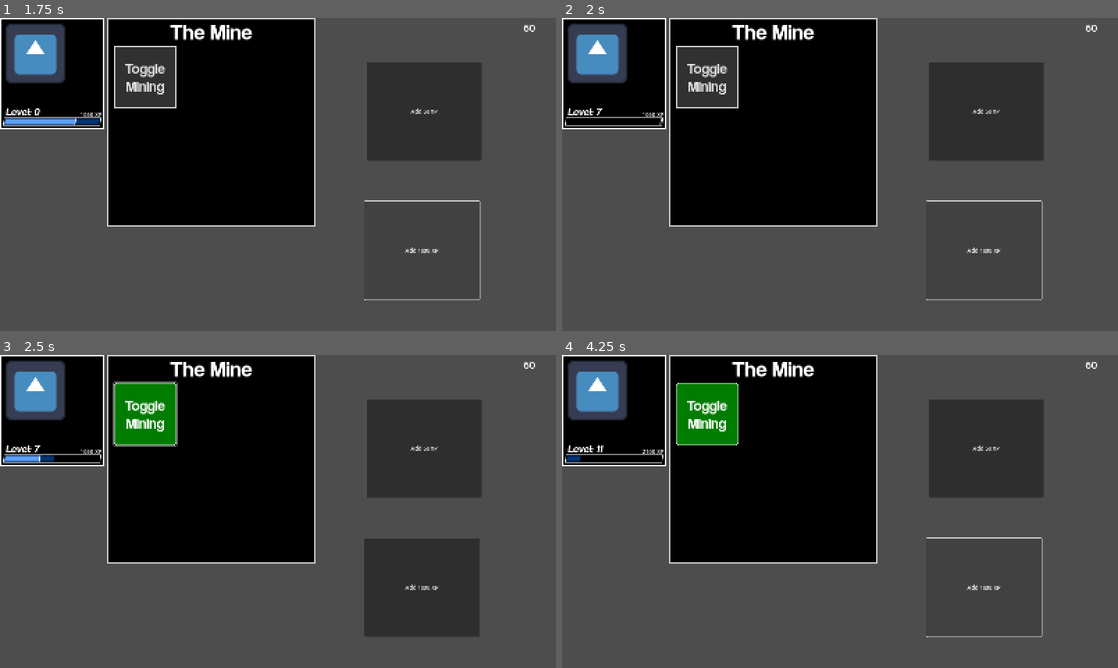
Above: before the commit, frames 1-4 (two rows, left to right).
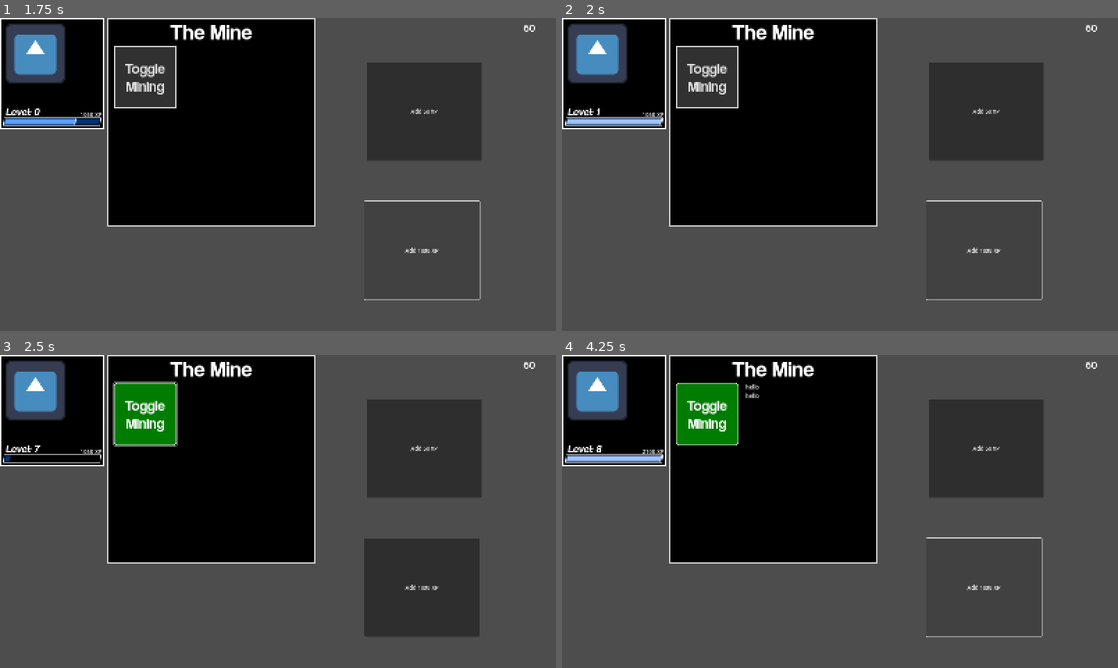
Above: after the commit, the same moments.

Repository: cphase/button-game
Game: Godot game, scene res://main.tscn
Same seed, same stepped clock (60 frames per second), same inputs: the game is played once before the commit and once after it. The engine's default icon, where the game draws it, is replaced by a stand-in: a white triangle on a blue panel in a dark square.
Inputs:
- Up to frame 1 (1.75 s): click "Add 50 XP" at 0.5 s; click "Add 1000 XP" at 1.25 s
- Up to frame 2 (2 s): no input
- Up to frame 3 (2.5 s): click "Toggle Mining" at 2 s
- Up to frame 4 (4.25 s): click "Add 50 XP" at 2.75 s; click "Add 1000 XP" at 3.5 s

Frame 1 is identical in both runs. In frame 2, 0.4% of the frame differs, in the area x 0-18%, y 28-35%; in frame 3, 0.2%; in frame 4, 0.5%, in the area x 0-36%, y 9-35%.
Error before the commit: Parse Error: Expected ":" or "=" after dictionary key. (res://mining_scene.gd:6)

Commit message:
tweaked level up animation, started mining item work

Diff:
--- a/mining_scene.gd
+++ b/mining_scene.gd
@@ -3,8 +3,9 @@
 signal mined_something(item)
 
 var mining = false
-var items = {"Stone, Coal, Iron, Gold, Diamond"}
-var item_chances = {0.5, 0.3, 0.2, 0.1, 0.01}
+var items = ["Stone, Coal, Iron, Gold, Diamond"]
+var item_chances = [0.5, 0.3, 0.2, 0.1, 0.01]
+var item_xp_values = [1, 10, 30, 50, 100]
 var mining_speed = 1
 var mining_multiplier = 1
 #figure out how chances work with pick and levels
@@ -25,8 +26,13 @@
 	#animate at a constant framerate
 	if physics_frame_count >= (1 / delta) / mining_speed:
 		if mining:
+
 			$MinePanel/MinedItemsLabel.text = str($MinePanel/MinedItemsLabel.text, "hello\n")
 		physics_frame_count = 0
 
 func _on_button_toggled(toggled_on):
 	mining = toggled_on
+
+func roll_for_mined_item():
+	var roll = (randi() % 100) / 100.0
+	#for loop, make items class
--- a/player_level_display.gd
+++ b/player_level_display.gd
@@ -27,6 +27,10 @@
 var physics_frame_count = 0
 var new_xp_frames = []
 var xp_frames = []
+
+# the amount of frames per sequential level up change
+var level_queue_frames = 4
+var level_count = 0
 
 var held_animation = false
 
@@ -92,6 +96,10 @@
 	#use the new_xp_frames to animate, then put them in the xp_frames
 
 func animate_level():
+	if (level_count < level_queue_frames):
+		level_count += 1
+		return
+	level_count = 0
 	$LevelDisplay.text = str("Level: ", level_queue.pop_front())
 	#if we are finished animating the level ups
 	if (level_queue.size() == 0):
--- a/project.godot
+++ b/project.godot
@@ -12,7 +12,7 @@
 
 config/name="Button Game"
 run/main_scene="res://main.tscn"
-config/features=PackedStringArray("4.4", "GL Compatibility")
+config/features=PackedStringArray("4.5", "GL Compatibility")
 config/icon="res://icon.svg"
 
 [display]
Not shown, added: mining_scene.tscn309988171.tmp
Not shown, added: mining_scene.tscn317550383.tmp
